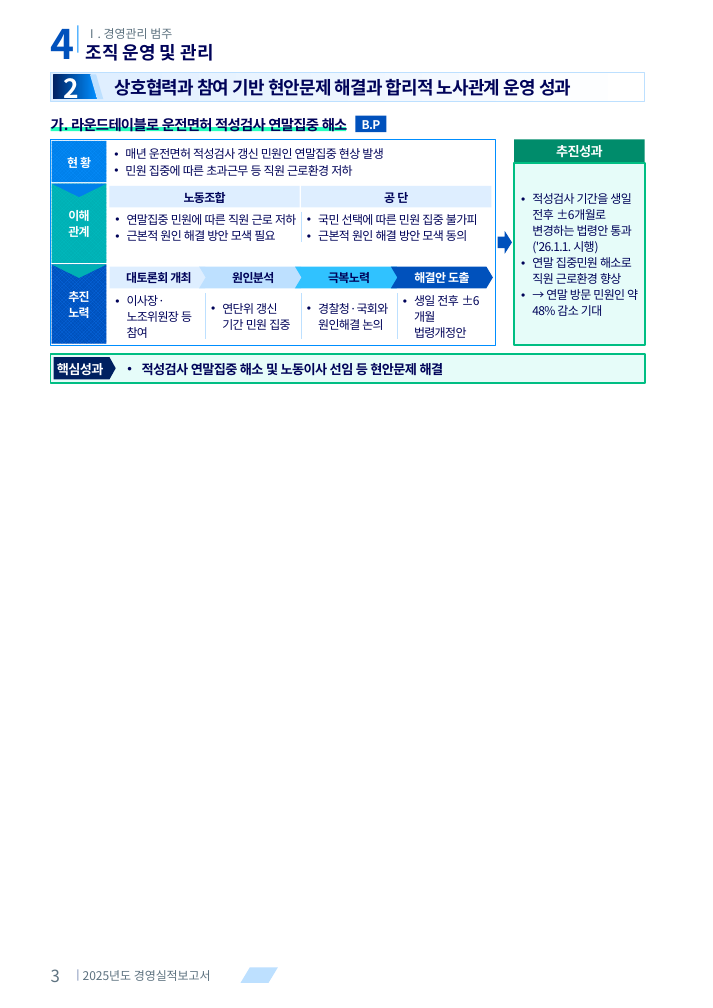
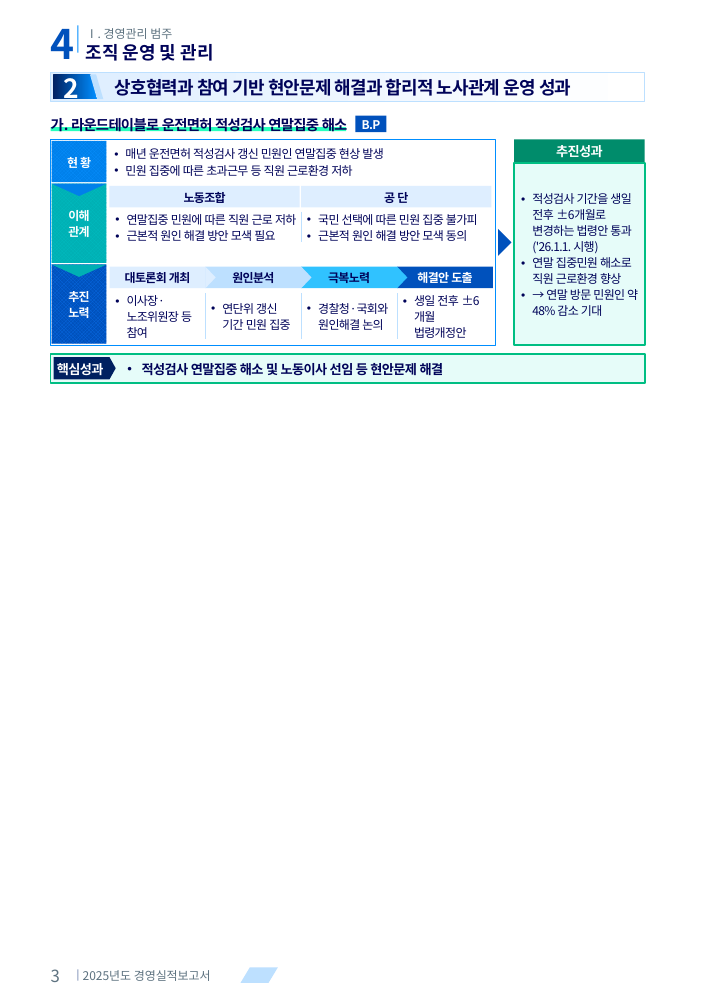
Before and after one commit to khjlsi-creator/claude, a slide deck: slide 3 of korad-경영평가-ppt/KORAD_경영평가_레이아웃_카탈로그_A4세로.pptx. Drawn at 713x1008 pixels with LibreOffice and Linux fonts; fonts in the diff are those of the drawing. Boxes give left, top, right and bottom in pixels: in the first picture for what was removed or moved away, otherwise in the second. Text is boxed around its words. In the diff, an @@ line names an element or a change of style, - is before the commit and + after.

```diff
--- a/korad-경영평가-ppt/KORAD_경영평가_레이아웃_카탈로그_A4세로.pptx
+++ b/korad-경영평가-ppt/KORAD_경영평가_레이아웃_카탈로그_A4세로.pptx
@@ right arrow removed at (x1=497, y1=231, x2=512, y2=253) @@
@@ freeform shape added at (x1=498, y1=229, x2=512, y2=256), fill #0051BC @@
@@ rectangle "대토론회 개최" resized from (x1=109, y1=266, x2=211, y2=288) to (x1=109, y1=266, x2=205, y2=288) @@
@@ rectangle "대토론회 개최" at (x1=109, y1=266, x2=205, y2=288): pentagon arrow to rectangle @@
@@ chevron to rectangle in 3 elements at (x1=397, y1=266, x2=492, y2=288), (x1=301, y1=266, x2=397, y2=288), (x1=205, y1=266, x2=301, y2=288) @@
@@ rectangle "원인분석" resized from (x1=199, y1=266, x2=308, y2=288) to (x1=205, y1=266, x2=301, y2=288) @@
@@ freeform shape added at (x1=205, y1=266, x2=216, y2=288), fill #DEEEFF @@
@@ rectangle "극복노력" resized from (x1=295, y1=266, x2=403, y2=288) to (x1=301, y1=266, x2=397, y2=288) @@
@@ freeform shape added at (x1=301, y1=266, x2=311, y2=288), fill #BDE0FF @@
@@ rectangle "해결안 도출" resized from (x1=391, y1=266, x2=492, y2=288) to (x1=397, y1=266, x2=492, y2=288) @@
@@ freeform shape added at (x1=397, y1=266, x2=407, y2=288), fill #30C2FF @@
```
Also in this commit, not shown: 5 other slides changed, 2 slides added, 9 other files.
